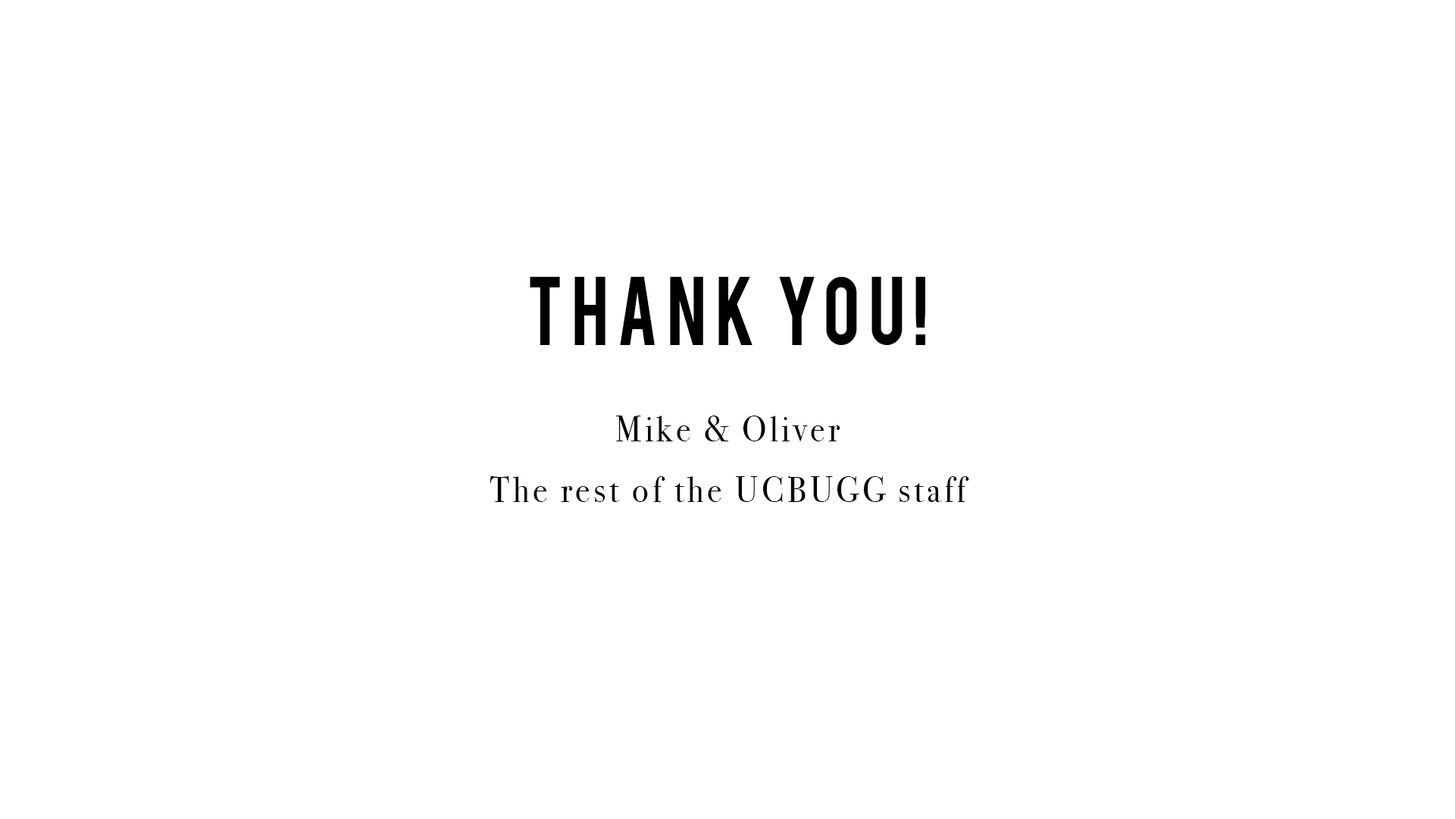
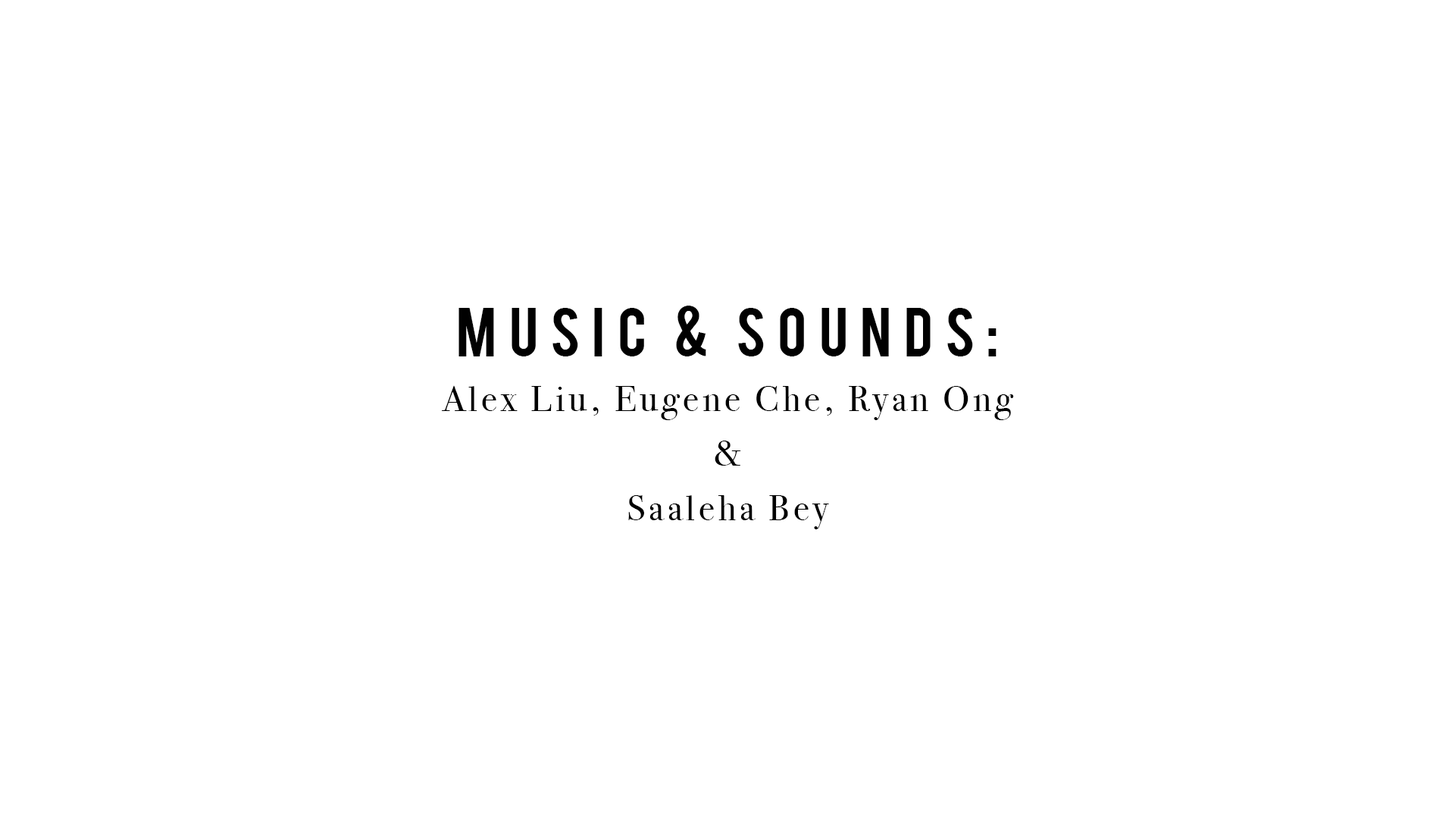
Two versions of the same layered image (1455 x 819). Layer-by-layer changes:
renamed "sponsored" to "Music & Sounds", showed the group it (1 layers) over [441, 276, 1015, 530]
renamed "Sponsored by: Things Inc. & Stuff Corp. Music & Sounds: YouT" to "Music & Sounds: Alex Liu, Eugene Che, Ryan Ong & Saaleha Bey", painted on it over [441, 276, 1015, 530]
hid group "special thanks" (6 layers) over [441, 276, 1015, 530]
renamed "thank you! Mike & Oliver The rest of the UCBUGG staff" to "thank you! Mike & Oliver UCBUGG Staff & Peers", painted on it over [489, 276, 970, 502]
